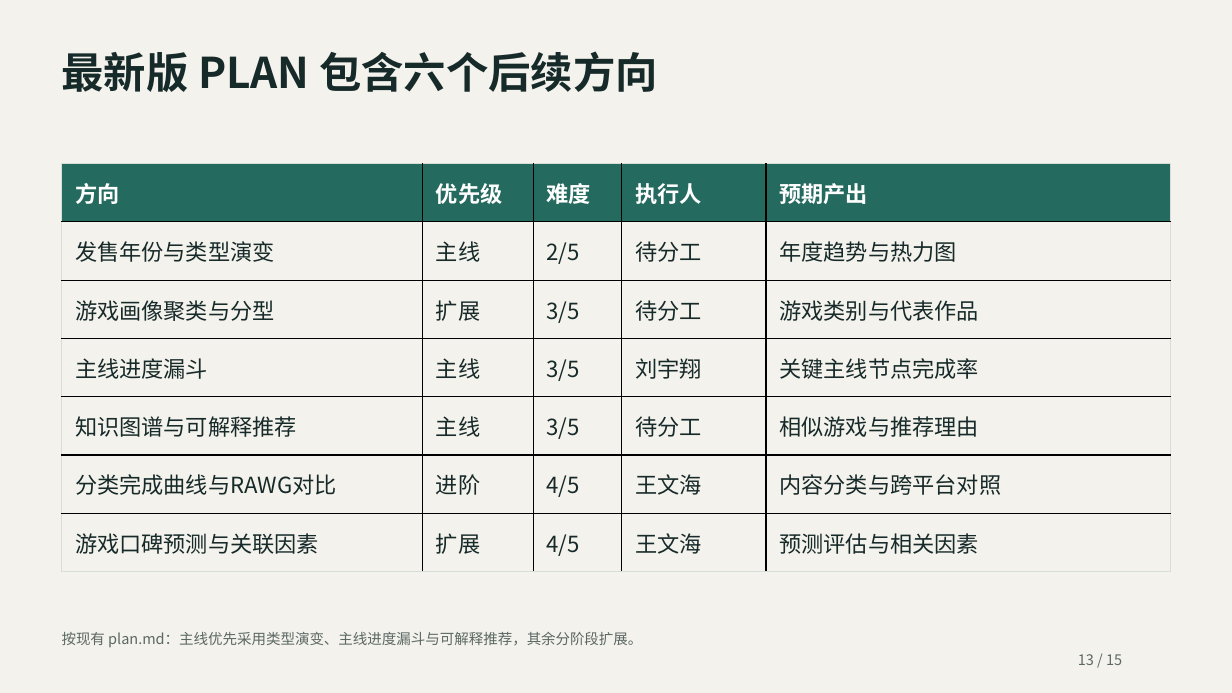
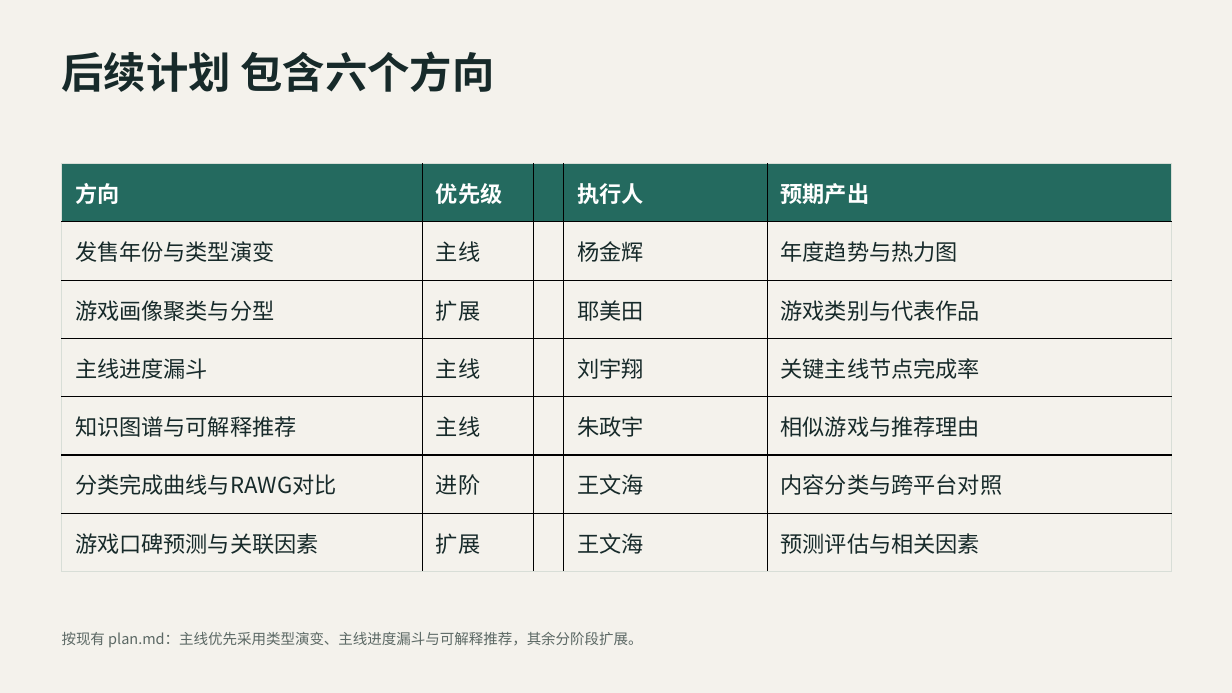
Before and after one commit to WwhdsOne/achievement-analytics, a slide deck: slide 6 of docs/presentations/数据获取与后续计划-2026-10-13-最终版.pptx. Drawn at 1232x693 pixels with LibreOffice and Linux fonts; fonts in the diff are those of the drawing. Boxes give left, top, right and bottom in pixels: in the first picture for what was removed or moved away, otherwise in the second. Text is boxed around its words. In the diff, an @@ line names an element or a change of style, - is before the commit and + after.

Commit message:
docs: 补充数据质量提醒并更新汇报材料
docs/data-report.md 新增三条实测发现，都直接影响后续建模的口径：

- price_cents 币种不一致，不能当金额用：商店搜索与 appdetails 都按请求 IP 推断地区
  返回价格，而两张表都只存整数没存币种（日元/韩元 0 位小数会被放大 100 倍）。
  实证同一游戏两表差 130 倍，价格分析只能用 is_free 二值
- store_search_games.tag_ids 未解码：存的是 Steam 官方标签数字 ID（429 个不同标签），
  覆盖 100%，补齐 tagid→名称 字典即可给全量游戏配上细粒度标签
- 商店评价三件套只有 72.1%：缺失与「冷门」高度相关，分析时需注意

同批更新 docs/presentations/ 的汇报材料。

```diff
--- a/docs/presentations/数据获取与后续计划-2026-10-13-最终版.pptx
+++ b/docs/presentations/数据获取与后续计划-2026-10-13-最终版.pptx
@@ text at [62,51,495,92]: text changed @@
-最新版 PLAN 包含六个后续方向
+后续计划 包含六个方向
@@ table at [62,164,1172,572] @@
-row 1, column 3: 难度
+row 1, column 3: 
-row 2, column 3: 2/5
+row 2, column 3: 
-row 2, column 4: 待分工
+row 2, column 4: 杨金辉
-row 3, column 3: 3/5
+row 3, column 3: 
-row 3, column 4: 待分工
+row 3, column 4: 耶美田
-row 4, column 3: 3/5
+row 4, column 3: 
-row 5, column 3: 3/5
+row 5, column 3: 
-row 5, column 4: 待分工
+row 5, column 4: 朱政宇
-row 6, column 3: 4/5
+row 6, column 3: 
-row 7, column 3: 4/5
+row 7, column 3: 
@@ text removed at [1078,654,1122,665] @@
-13 / 15
```
Also in this commit, not shown: 5 other slides changed, 2 slides removed, 1 other file.
